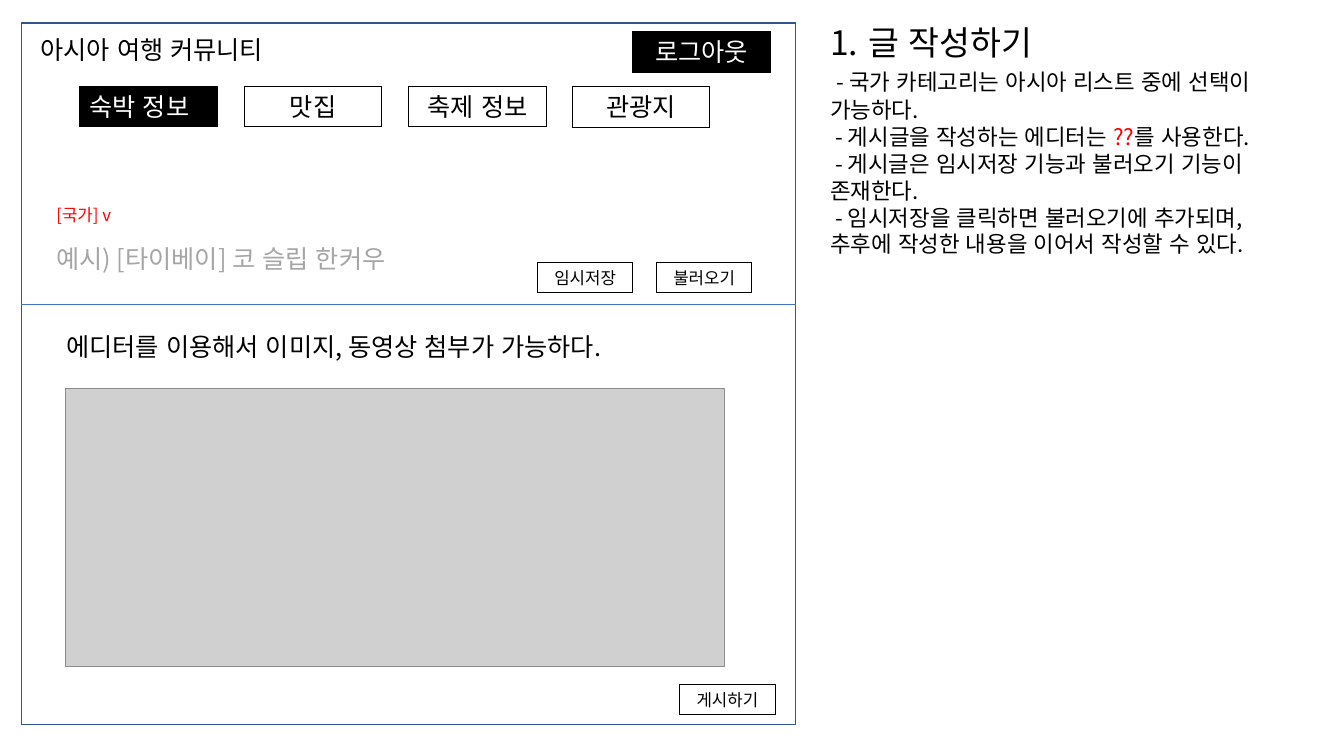
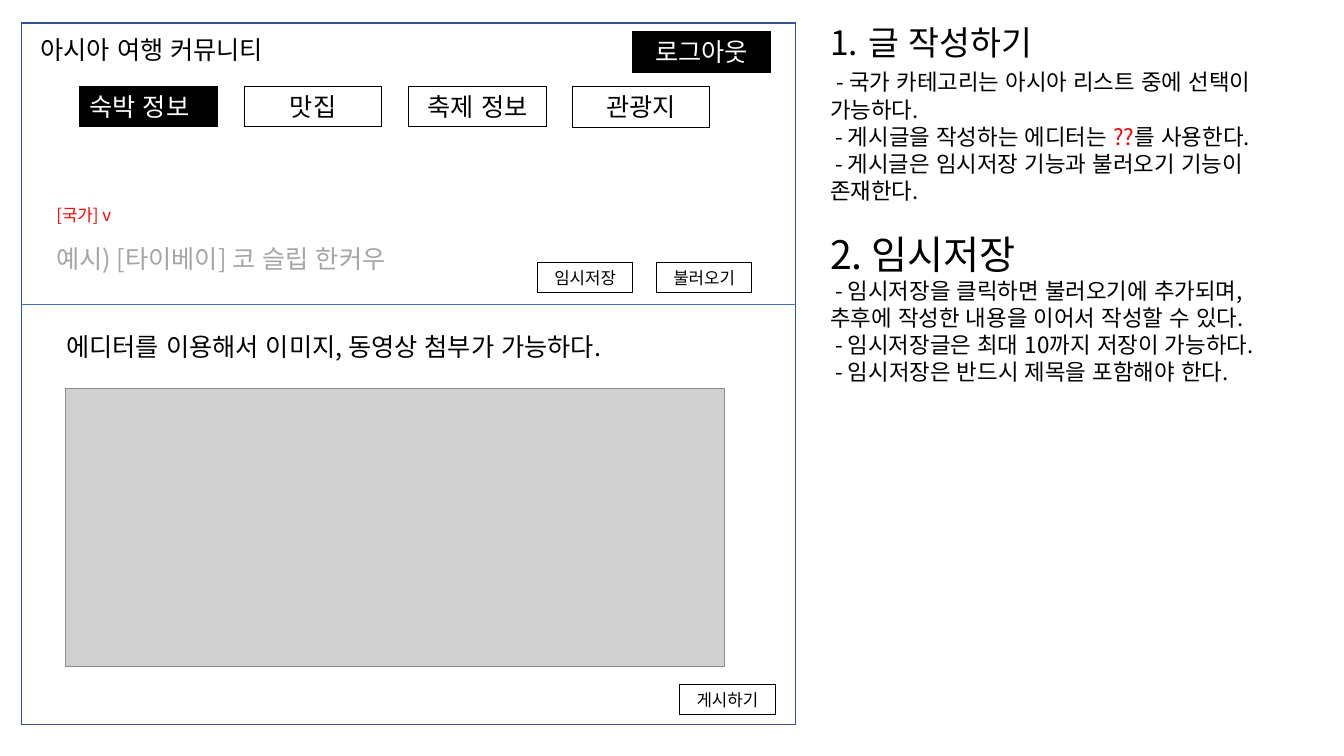
Before and after one commit to pjok1122/travel-community, a slide deck: slide 4 of 화면 기획서.pptx. Drawn at 1344x756 pixels with LibreOffice and Linux fonts; fonts in the diff are those of the drawing; grey boxes stand for pictures. Boxes give left, top, right and bottom in pixels: in the first picture for what was removed or moved away, otherwise in the second. Text is boxed around its words. In the diff, an @@ line names an element or a change of style, - is before the commit and + after.

```diff
--- a/화면 기획서.pptx
+++ b/화면 기획서.pptx
@@ text at [830,236,1016,272]: paragraph added @@
+2. 임시저장
@@ text at [848,334,1254,382]: paragraphs added @@
+- 임시저장글은 최대 10까지 저장이 가능하다.
+- 임시저장은 반드시 제목을 포함해야 한다.
```
Also in this commit, not shown: 3 other slides changed, 7 slides added.
